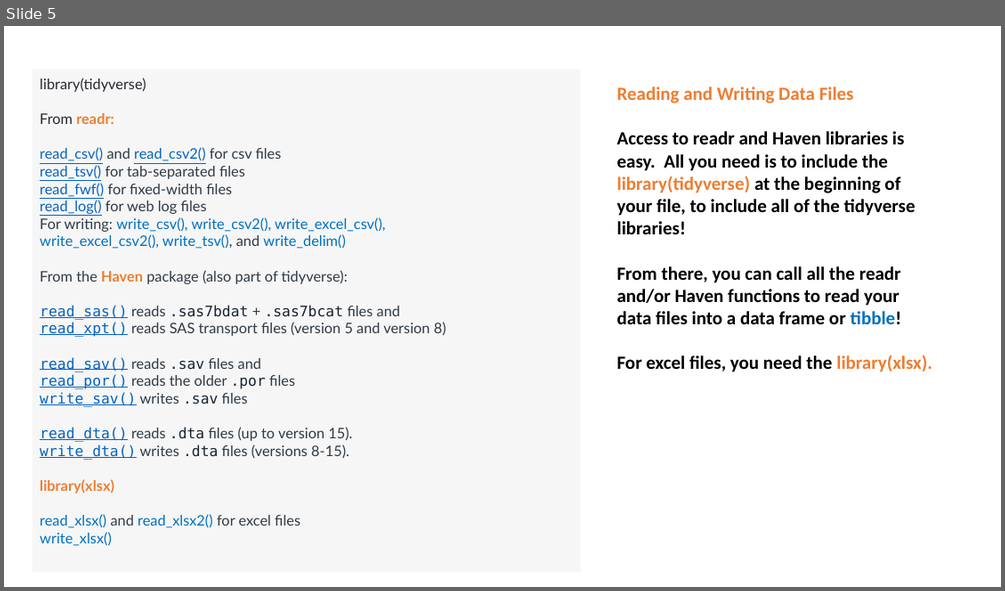
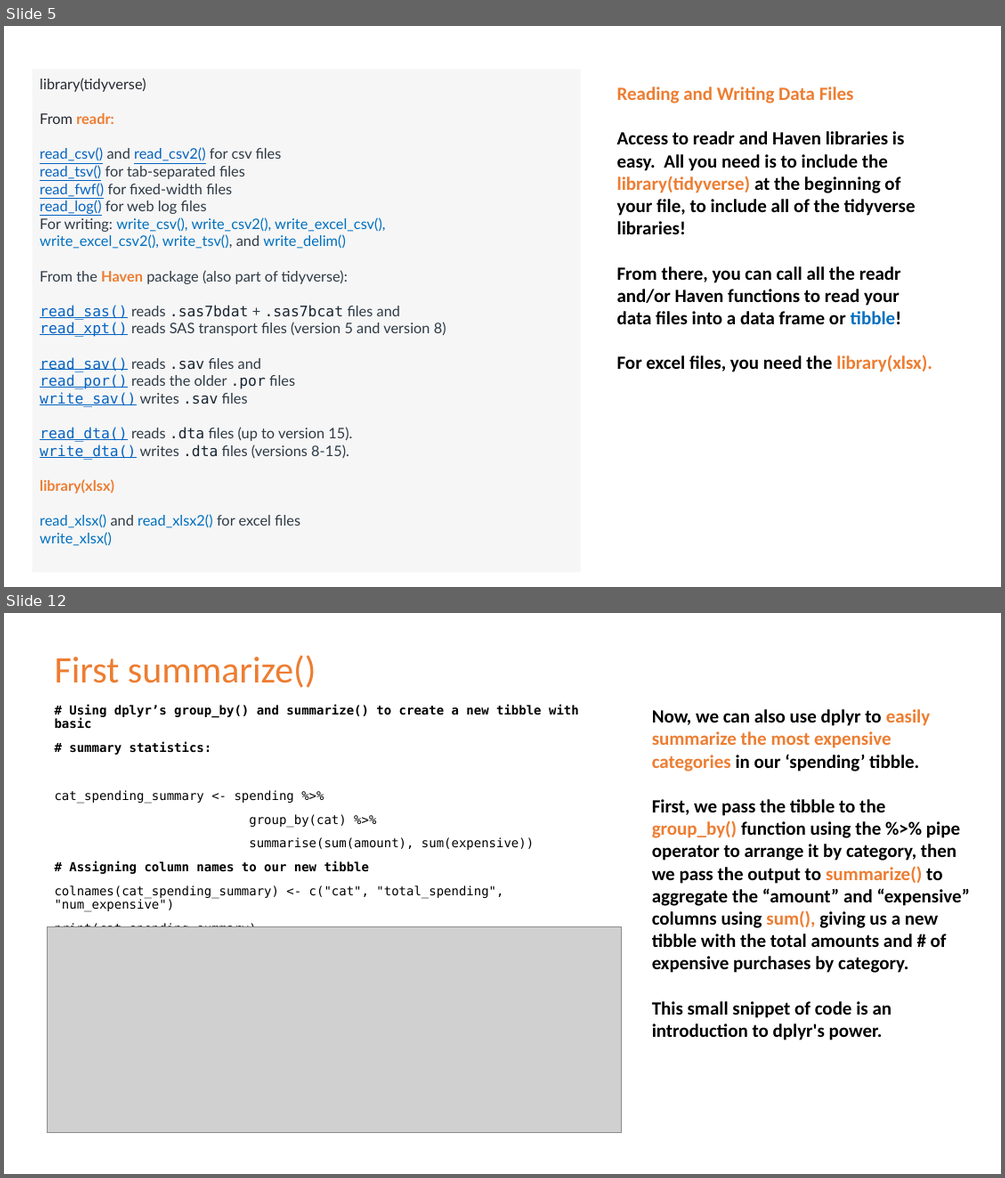
Before and after one commit to krashr-ds/R-cs-course, a slide deck: Lesson 6 - Reading and Wrangling Data with Tidyverse.pptx. Shown one above the other, each under a label of ours: slide 5 before the commit, slides 5 and 12 after it; the slides between them are not shown. The pictures are 1005x591 and 1005x1178 pixels, drawn with LibreOffice and Linux fonts; fonts in the diff are those of the drawing; grey boxes stand for pictures. Boxes give left, top, right and bottom in pixels: in the first picture for what was removed or moved away, otherwise in the second. Text is boxed around its words. In the diff, an @@ line names an element or a change of style, - is before the commit and + after.

Commit message:
Lesson 6 and code bank update
Adding Lesson 6 on dplyr and updating notebooks from prior lessons

```diff
--- a/Lesson 6 - Reading and Wrangling Data with Tidyverse.pptx
+++ b/Lesson 6 - Reading and Wrangling Data with Tidyverse.pptx
@@ slide 12 added at (x1=4, y1=613, x2=1001, y2=1174), background #FFFFFF @@
@@ title added at (x1=55, y1=655, x2=316, y2=688), 36 pt, text #ED7D31 @@
+First summarize()
@@ text added at (x1=55, y1=705, x2=579, y2=927), 12 pt, text #000000 @@
+# Using dplyr’s group_by() and summarize() to create a new tibble with basic
+# summary statistics:
+cat_spending_summary <- spending %>%
+group_by(cat) %>%
+summarise(sum(amount), sum(expensive))
+# Assigning column names to our new tibble
+colnames(cat_spending_summary) <- c("cat", "total_spending", "num_expensive")
+print(cat_spending_summary)
@@ text added at (x1=652, y1=709, x2=970, y2=1040), 18 pt, text #000000, bold @@
+Now, we can also use dplyr to easily summarize the most expensive categories in our ‘spending’ tibble.
+First, we pass the tibble to the group_by() function using the %>% pipe operator to arrange it by category, then we pass the output to summarize() to aggregate the “amount” and “expensive” columns using sum(), giving us a new tibble with the total amounts and # of expensive purchases by category.
+This small snippet of code is an introduction to dplyr's power.
@@ picture added at (x1=47, y1=926, x2=621, y2=1133) @@
```
Also in this commit, not shown: 6 slides changed, 19 other slides added, 19 slides removed, 49 other files.
